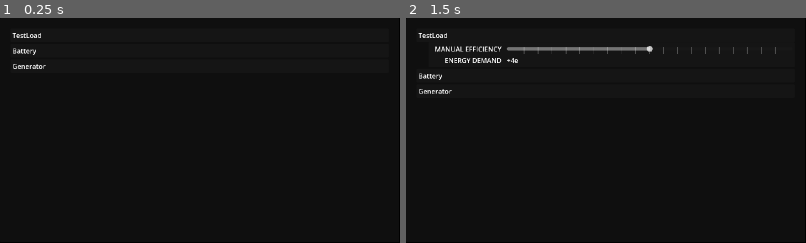
Above: before the commit, frames 1-2 (left to right).
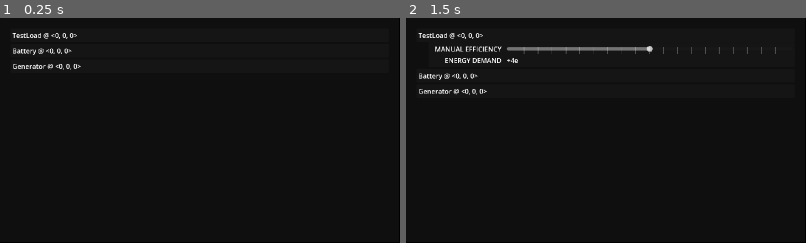
Above: after the commit, the same moments.

Repository: NobleMetalLabs/project-hammer
Game: Godot game, scene res://scn/MAIN.tscn
The game is run twice, just before and just after one commit, with the same random seed, the same clock (stepped at 60 frames per second) and the same inputs.
Inputs (mouse positions are % of the whole screen's width and height, from its top left):
- Up to frame 1 (0.25 s): no input
- Up to frame 2 (1.5 s): click (25, 4) at 0.52 s; click "1. Sell 3 drone parts for 12 …" at 1.25 s
The pictures show only the part of the screen within x 0-50%, y 0-50%; the shares and areas given below are measured in that part.

The runs differ from the first frame. In frame 1, 0.3% of the frame differs, in the area x 9-21%, y 6-24%; in frame 2, 0.3%.

Commit message:
Sysinfo view update via eventbus

Diff:
--- a/project.godot
+++ b/project.godot
@@ -18,6 +18,7 @@
 [autoload]
 
 ProjectHammer="*res://src/autoload/ProjectHammer.gd"
+ProjectHammerEventBus="*res://src/autoload/ProjectHammerEventBus.gd"
 ShipManager="*res://src/autoload/ShipManager.gd"
 
 [display]
--- /dev/null
+++ b/src/autoload/ProjectHammerEventBus.gd
@@ -0,0 +1,52 @@
+#class_name ProjectHammerEventBus
+extends Node
+
+var subscriptions : Dictionary = {} #Dictionary[StringName, Array[Callable]]
+var mediators : Dictionary = {} #Dictionary[StringName, Callable]
+
+func subscribe(event_name : StringName, return_address : Callable) -> void:
+	if !subscriptions.has(event_name):
+		var new : Array[Callable] = []
+		subscriptions[event_name] = new
+
+	var event_subscribers : Array[Callable] = subscriptions[event_name]
+	event_subscribers.append(return_address)
+	#ProjectHammerLogger.log(["EVENT"], "Object %s subscribed to event %s" % [return_address.get_object(), event_name])
+	return
+
+func unsubscribe(event_name : StringName, return_address : Callable) -> void:
+	if !subscriptions.has(event_name):
+		return
+
+	var event_subscribers : Array[Callable] = subscriptions[event_name]
+	event_subscribers.erase(return_address)
+	#ProjectHammerLogger.log(["EVENT"], "Object %s unsubscribed from event %s" % [return_address.get_object(), event_name])
+	return
+
+func mediate(event_name : StringName, return_address : Callable) -> void:
+	if mediators.has(event_name):
+		#ProjectHammerLogger.error("ERROR: Recieved request to mediate event \"%s\", but it already has a mediator." % [event_name])
+		return
+
+	mediators[event_name] = return_address
+	#ProjectHammerLogger.log(["EVENT"], "Object %s now mediates event '%s'" % [return_address.get_object(), event_name])
+	return
+
+func push_events(data : Dictionary = {}) -> void:
+	for event_name : StringName in data.keys():
+		var single_event : Dictionary = data[event_name]
+		push_event(event_name, single_event)
+
+func push_event(event_name : StringName, data : Dictionary = {}) -> void:
+	var event_subscribers : Array[Callable] = []
+	if subscriptions.has(event_name):
+		event_subscribers = subscriptions[event_name]
+		for event_subscriber : Callable in event_subscribers:
+			if mediators.has(event_name):
+				var mediator : Callable = mediators[event_name]
+				event_subscriber.call(mediator.call(data))
+			else:
+				event_subscriber.call(data)
+	#if not event_name.contains("log_message") and not event_name.contains("error_message"):
+		##ProjectHammerLogger.log(["EVENT"], "Event '%s' pushed to %s subscribers" % [event_name, len(event_subscribers)])
+	return
--- a/src/ui/UISystemPlacement.gd
+++ b/src/ui/UISystemPlacement.gd
@@ -61,4 +61,5 @@
 	ShipManager.ship.installed_systems.append(new_system)
 
 	print("Installed system: %s" % new_system)
+	ProjectHammerEventBus.push_event("ship/installed_systems_changed")
 	get_parent().pop_input_handler()
--- a/src/ui/UISystemsTree.gd
+++ b/src/ui/UISystemsTree.gd
@@ -8,12 +8,15 @@
 	tree_item_template.visible = false
 	update_tree()
 
-func update_tree():
+	ProjectHammerEventBus.subscribe("ship/installed_systems_changed", update_tree)
+
+func update_tree(_data : Dictionary = {}):
 	for inst_system in ShipManager.ship.installed_systems:
 		if not _inst_system_to_tree_item.has(inst_system):
 			var sys_item : UISystemsTreeItem = tree_item_template.duplicate()
 			tree_item_template.add_sibling(sys_item)
 			sys_item.visible = true
-			sys_item.set_header_text(inst_system.system.name)
+			var sys_pos : Vector3i = inst_system.region.to_AABB().get_center()
+			sys_item.set_header_text("%s @ <%s>" %[inst_system.system.name, str(sys_pos).left(-1).right(-1)])
 			_inst_system_to_tree_item[inst_system] = sys_item
 			sys_item.set_system_info(inst_system)
--- a/tst/little-ship.tres
+++ b/tst/little-ship.tres
@@ -1,10 +1,11 @@
-[gd_resource type="Resource" script_class="Ship" load_steps=17 format=3 uid="uid://durdjoqmudue5"]
+[gd_resource type="Resource" script_class="Ship" load_steps=21 format=3 uid="uid://durdjoqmudue5"]
 
 [ext_resource type="Script" path="res://lib/ship/Ship.gd" id="1_5t836"]
 [ext_resource type="Script" path="res://lib/ship/InstalledAugment.gd" id="2_palnc"]
 [ext_resource type="Script" path="res://lib/ship/InstalledSystem.gd" id="3_hnyen"]
 [ext_resource type="Script" path="res://lib/ship/HullStructure.gd" id="4_2nw4p"]
 [ext_resource type="Script" path="res://lib/ship/Crewmember.gd" id="5_8injc"]
+[ext_resource type="Script" path="res://lib/coord/Box3i.gd" id="5_stw16"]
 [ext_resource type="Script" path="res://lib/ship/systems/GeneratorSystem.gd" id="5_v2gs8"]
 [ext_resource type="Script" path="res://lib/ship/systems/BatterySystem.gd" id="6_0kwey"]
 [ext_resource type="Script" path="res://lib/good/Passenger.gd" id="6_o3hlw"]
@@ -17,13 +18,24 @@
 embedded_augments = Array[ExtResource("2_palnc")]([])
 embedded_crew = Array[ExtResource("5_8injc")]([])
 
+[sub_resource type="Resource" id="Resource_exqli"]
+script = ExtResource("5_stw16")
+position = Vector3i(0, 0, 0)
+size = Vector3i(0, 0, 0)
+
 [sub_resource type="Resource" id="Resource_ydvod"]
 script = ExtResource("5_v2gs8")
 
 [sub_resource type="Resource" id="Resource_vc06j"]
 script = ExtResource("3_hnyen")
 system = SubResource("Resource_ydvod")
+region = SubResource("Resource_exqli")
 manual_efficiency_percent = 100.0
+
+[sub_resource type="Resource" id="Resource_sfpuv"]
+script = ExtResource("5_stw16")
+position = Vector3i(0, 0, 0)
+size = Vector3i(0, 0, 0)
 
 [sub_resource type="Resource" id="Resource_xp2ru"]
 script = ExtResource("6_0kwey")
@@ -31,7 +43,13 @@
 [sub_resource type="Resource" id="Resource_6y0dc"]
 script = ExtResource("3_hnyen")
 system = SubResource("Resource_xp2ru")
+region = SubResource("Resource_sfpuv")
 manual_efficiency_percent = 100.0
+
+[sub_resource type="Resource" id="Resource_8gmg2"]
+script = ExtResource("5_stw16")
+position = Vector3i(0, 0, 0)
+size = Vector3i(0, 0, 0)
 
 [sub_resource type="Resource" id="Resource_uj82q"]
 script = ExtResource("7_qdogi")
@@ -39,6 +57,7 @@
 [sub_resource type="Resource" id="Resource_rqhhl"]
 script = ExtResource("3_hnyen")
 system = SubResource("Resource_uj82q")
+region = SubResource("Resource_8gmg2")
 manual_efficiency_percent = 100.0
 
 [resource]
